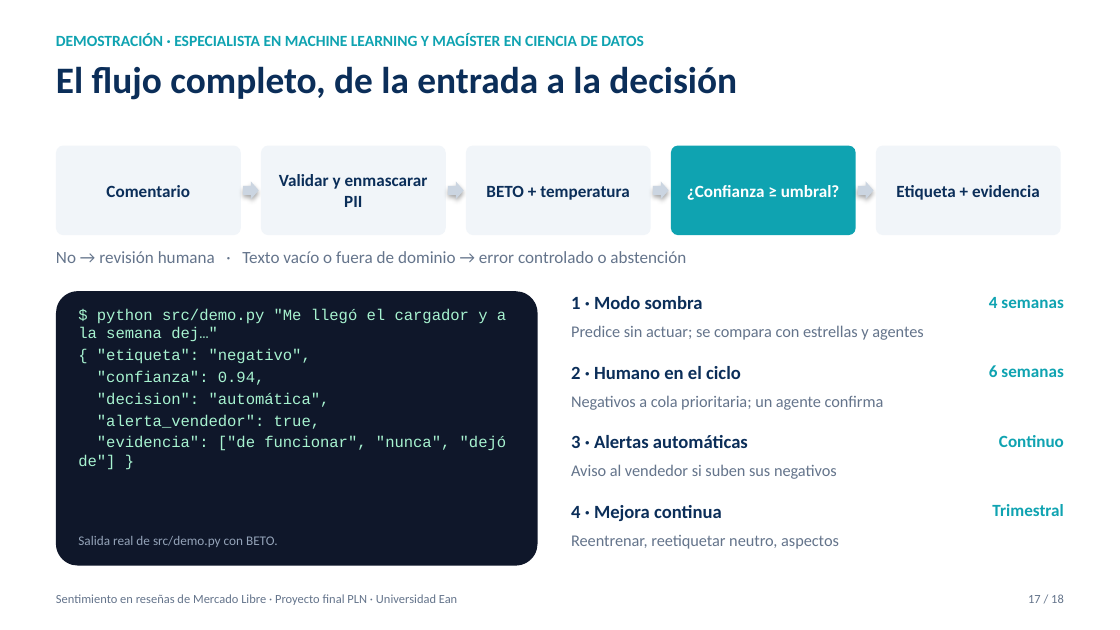
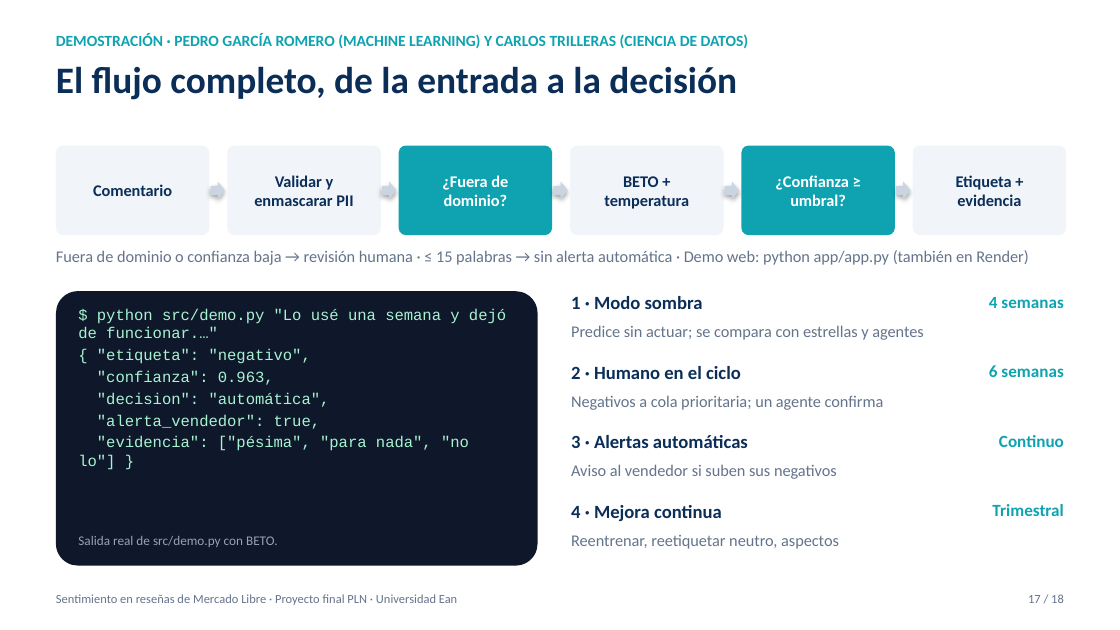
Before and after one commit to pedrogarciar13/proyecto_final_pln, a slide deck: slide 17 of docs/Presentacion_Proyecto_PLN.pptx. Drawn at 1120x630 pixels with LibreOffice and Linux fonts; fonts in the diff are those of the drawing. Boxes give left, top, right and bottom in pixels: in the first picture for what was removed or moved away, otherwise in the second. Text is boxed around its words. In the diff, an @@ line names an element or a change of style, - is before the commit and + after.

```diff
--- a/docs/Presentacion_Proyecto_PLN.pptx
+++ b/docs/Presentacion_Proyecto_PLN.pptx
@@ text at [56,33,749,48]: text changed @@
-DEMOSTRACIÓN · ESPECIALISTA EN MACHINE LEARNING Y MAGÍSTER EN CIENCIA DE DATOS
+DEMOSTRACIÓN · PEDRO GARCÍA ROMERO (MACHINE LEARNING) Y CARLOS TRILLERAS (CIENCIA DE DATOS)
@@ rounded rectangle "Comentario": place and size @@
-rounded rectangle "Comentario" at [56,146,241,235]
+rounded rectangle "Comentario" at [56,146,209,235]
@@ rounded rectangle "Validar y enmascarar PII": place and size @@
-rounded rectangle "Validar y enmascarar PII" at [261,146,446,235]
+rounded rectangle "Validar y enmascarar PII" at [227,146,381,235]
@@ rounded rectangle added at [399,146,552,235], fill #0FA3B1, 10.5 pt, text #FFFFFF, bold @@
+¿Fuera de dominio?
@@ size 11 to 10.5 pt in 5 elements at [56,146,209,235], [913,146,1066,235], [227,146,381,235], [741,146,895,235], [570,146,724,235] @@
@@ rounded rectangle "BETO + temperatura": place and size @@
-rounded rectangle "BETO + temperatura" at [466,146,651,235]
+rounded rectangle "BETO + temperatura" at [570,146,724,235]
@@ rounded rectangle "¿Confianza ≥ umbral?": place and size @@
-rounded rectangle "¿Confianza ≥ umbral?" at [671,146,856,235]
+rounded rectangle "¿Confianza ≥ umbral?" at [741,146,895,235]
@@ rounded rectangle "Etiqueta + evidencia": place and size @@
-rounded rectangle "Etiqueta + evidencia" at [876,146,1061,235]
+rounded rectangle "Etiqueta + evidencia" at [913,146,1066,235]
@@ right arrow: place and size @@
-right arrow at [243,181,259,199]
+right arrow at [211,181,225,199]
@@ right arrow: place and size @@
-right arrow at [448,181,464,199]
+right arrow at [382,181,396,199]
@@ right arrow added at [553,181,568,199], fill #CBD5E1 @@
@@ right arrow: place and size @@
-right arrow at [653,181,669,199]
+right arrow at [725,181,739,199]
@@ right arrow: place and size @@
-right arrow at [858,181,874,199]
+right arrow at [896,181,911,199]
@@ text at [56,250,1028,265]: text changed; size 11 to 10.5 pt @@
-No → revisión humana · Texto vacío o fuera de dominio → error controlado o abstención
+Fuera de dominio o confianza baja → revisión humana · ≤ 15 palabras → sin alerta automática · Demo web: python app/app.py (también en Render)
@@ text at [78,308,506,338]: text changed @@
-$ python src/demo.py "Me llegó el cargador y a la semana dej…"
+$ python src/demo.py "Lo usé una semana y dejó de funcionar.…"
@@ text at [97,371,274,385]: text changed @@
-"confianza": 0.94,
+"confianza": 0.963,
@@ text at [78,436,469,470]: text changed @@
-"evidencia": ["de funcionar", "nunca", "dejó de"] }
+"evidencia": ["pésima", "para nada", "no lo"] }
```
Also in this commit, not shown: 17 other slides changed, 31 other files.
